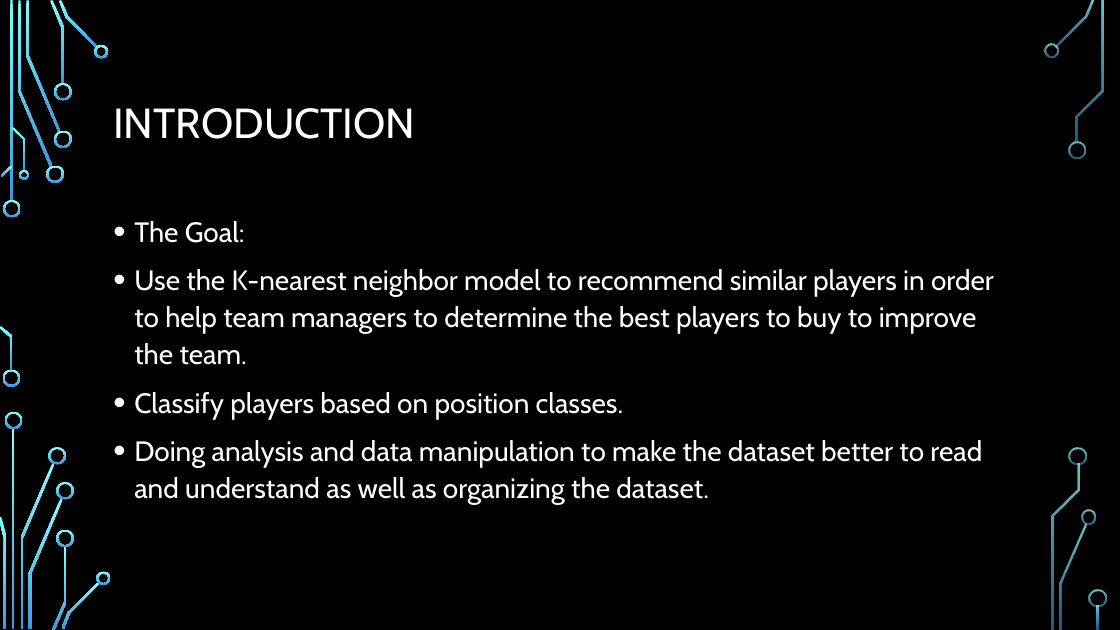
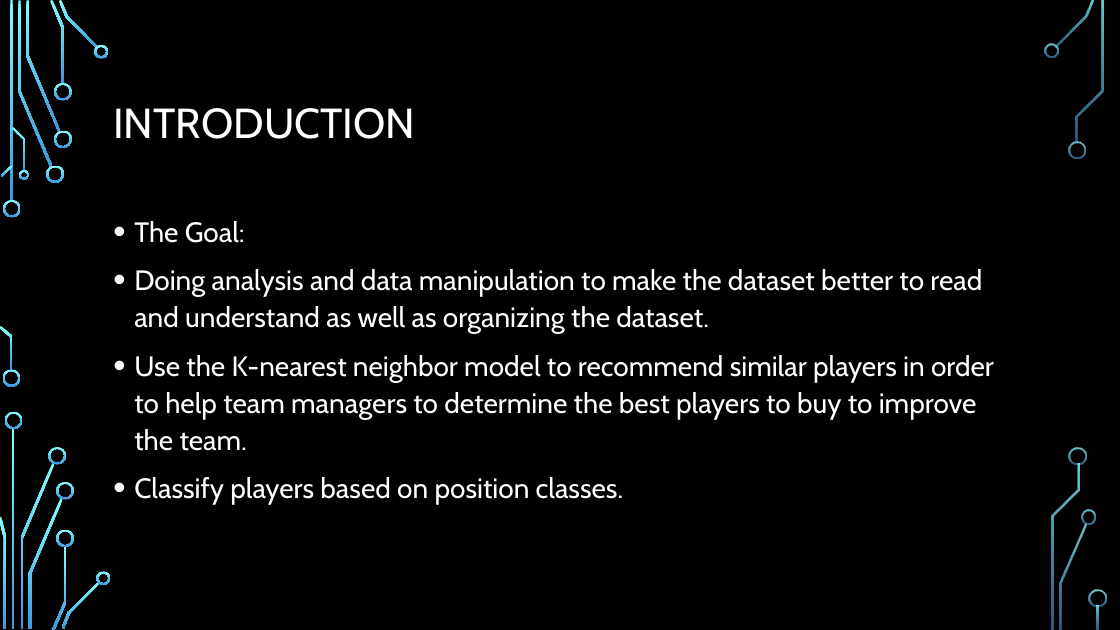
Before and after one commit to AbdulazizBardi/FlightRecommendation, a slide deck: slide 2 of Recommender Players Slides.pptx. Drawn at 1120x630 pixels with LibreOffice and Linux fonts; fonts in the diff are those of the drawing; background and template pictures are left out. Boxes give left, top, right and bottom in pixels: in the first picture for what was removed or moved away, otherwise in the second. Text is boxed around its words. In the diff, an @@ line names an element or a change of style, - is before the commit and + after.

```diff
--- a/Recommender Players Slides.pptx
+++ b/Recommender Players Slides.pptx
@@ text at bbox=[134, 269, 982, 334]: paragraph added @@
+• Doing analysis and data manipulation to make the dataset better to read and understand as well as organizing the dataset.
@@ text at bbox=[134, 440, 982, 505]: paragraph removed @@
-• Doing analysis and data manipulation to make the dataset better to read and understand as well as organizing the dataset.
```
Also in this commit, not shown: 2 other slides changed.
